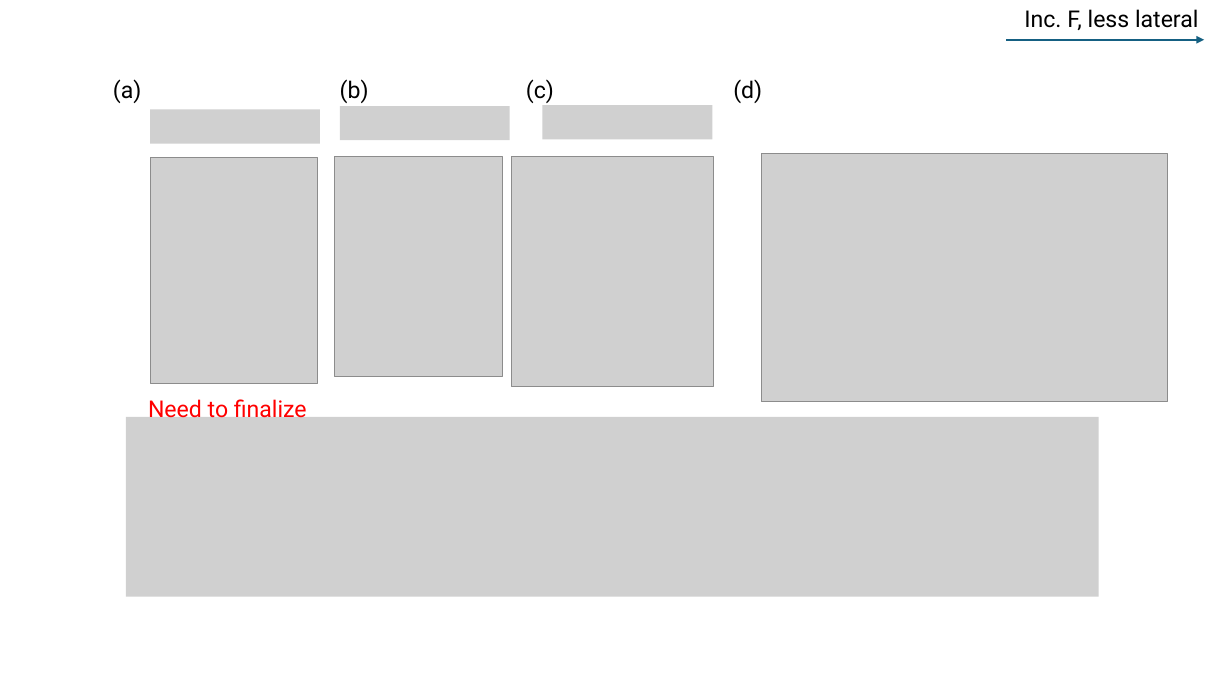
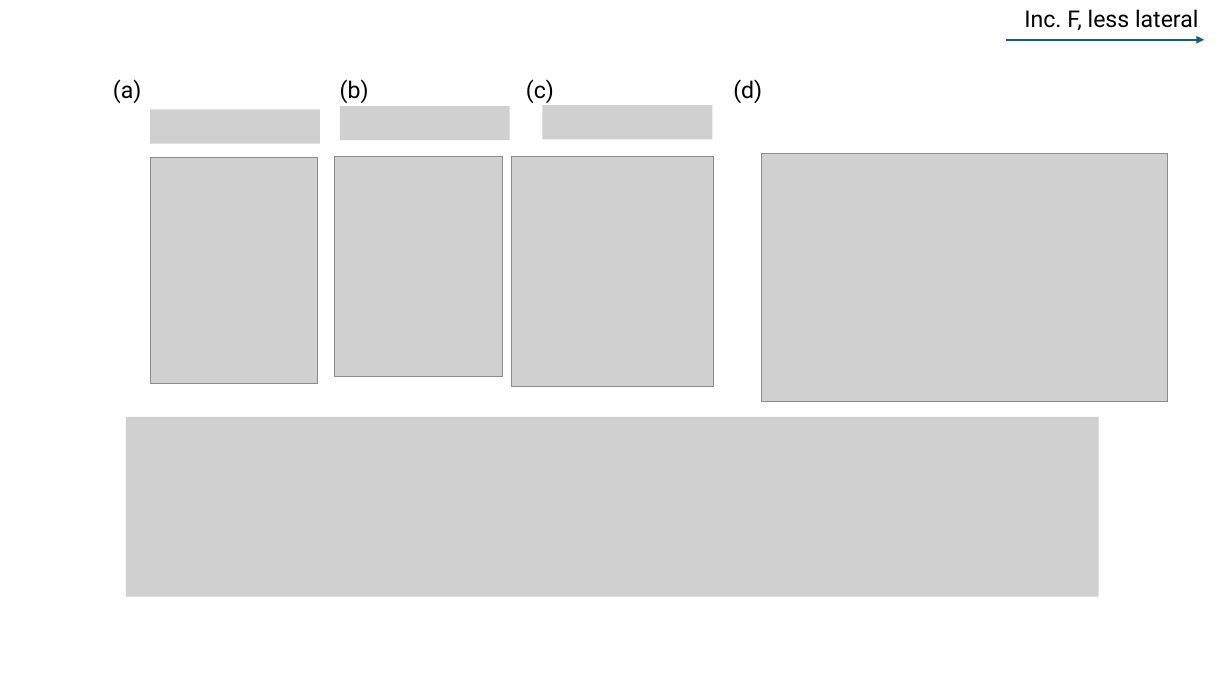
Before and after one commit to tyokokur/presentations, a slide deck: slide 7 of SYSG3_paper.pptx. Drawn at 1232x693 pixels with LibreOffice and Linux fonts; fonts in the diff are those of the drawing; grey boxes stand for pictures. Boxes give left, top, right and bottom in pixels: in the first picture for what was removed or moved away, otherwise in the second. Text is boxed around its words. In the diff, an @@ line names an element or a change of style, - is before the commit and + after.

```diff
--- a/SYSG3_paper.pptx
+++ b/SYSG3_paper.pptx
@@ text removed at [148, 399, 307, 422] @@
-Need to finalize
```
Also in this commit, not shown: 1 other slide changed.
